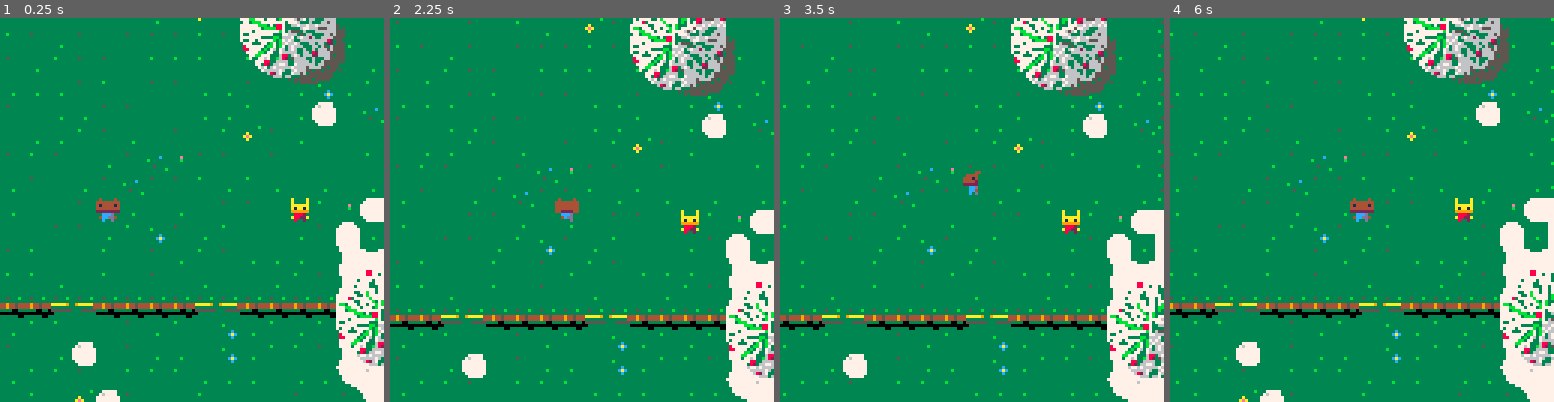
Above: before the commit, frames 1-4 (left to right).
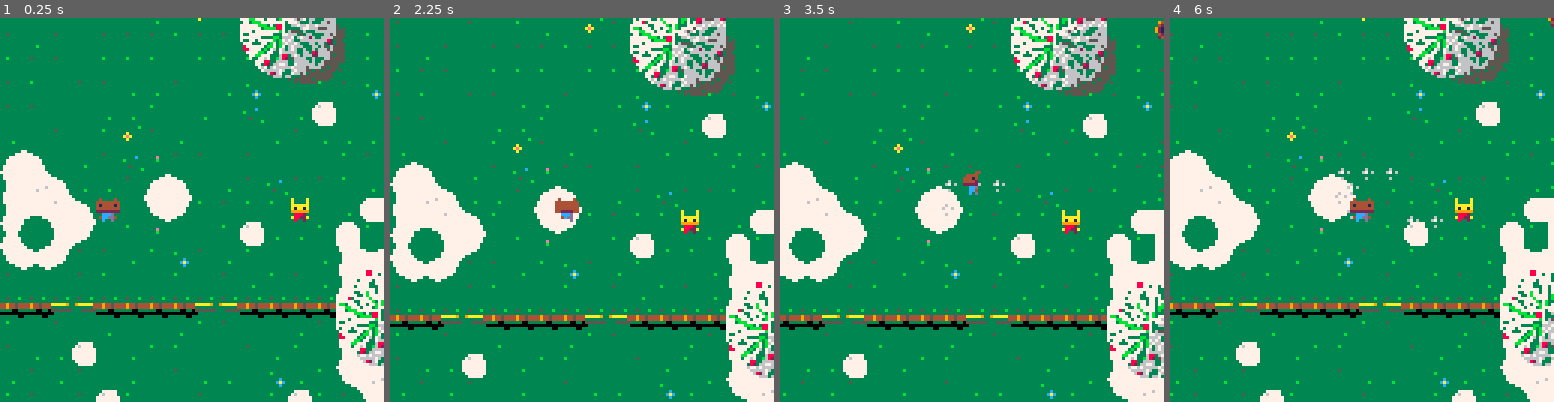
Above: after the commit, the same moments.

Repository: ElectricToy/pico-8
Game: PICO-8 cartridge snow.p8
Two runs of this game, one before a commit and one after it. Both use one fixed random seed, a clock stepped at 60 frames per second and the inputs below.
Inputs:
- Up to frame 1 (0.25 s): no input
- Up to frame 2 (2.25 s): hold Right 1.6-2.1 s; hold Up from 2.15 s (still down)
- Up to frame 3 (3.5 s): release Up at 2.42 s; hold Right 2.47-3.03 s; hold Left from 3.08 s (still down)
- Up to frame 4 (6 s): release Left at 3.58 s; hold Down 3.63-3.97 s; hold Right 4.02-4.68 s; hold Up 4.73-5.03 s; hold Left 5.08-5.68 s; hold Down from 5.73 s (still down)

The runs differ from the first frame. In frame 1, 7.7% of the frame differs, in the area x 0-100%, y 3-100%; in frame 2, 7.2%; in frame 3, 7.3%; in frame 4, 7.7%, in the area x 0-100%, y 0-100%.

Commit message:
Most hiding places done.

Diff:
--- a/snow.p8
+++ b/snow.p8
@@ -138,6 +138,21 @@
 function mapatworld( worldpos )
 	local mappos = worldtomap( worldpos )
 	return mget( mappos.x, mappos.y )
+end
+
+function spriterect( sprite, left, top, right, bottom, step, flipmode, spritewidth, spriteheight )
+	step = step or 8
+	flipmode = flipmode or "false"
+	spritewidth = spritewidth or 1
+	spriteheight = spriteheight or 1
+
+	for y = top, bottom, step do
+		for x = left, right, step do
+
+			local flip = flipmode == "true" and true or ( flipmode == "random" and rnd( 2 ) == 1 or false )
+			spr( sprite, x, y, 1, 1, flip )
+		end
+	end
 end
 
 -- class sprite
@@ -344,13 +359,7 @@
 	end
 end
 
-function body:addcontrollerimpulse( impulse )
-	self:addimpulse( impulse * vector:new( self.controllerimpulsescalar, self.controllerimpulsescalar ) )
-
-	self.totalcontrollerimpulse = self.totalcontrollerimpulse + impulse:length()
-
-	-- set spriterow (directional)
-
+function body:updateimpulsebasedanimations( impulse )
 	if impulse.x == 0 and impulse.y == 0 then
 		self.sprite.animation = { self.basesprite }
 		self.sprite.spriteflip = false
@@ -366,10 +375,16 @@
 	if self.totalcontrollerimpulse > 4 then
 		self.sprite:incrementanimation()
 		self.totalcontrollerimpulse = 0
-
-
 		self:onfootstep()
 	end
+end
+
+function body:addcontrollerimpulse( impulse )
+	self:addimpulse( impulse * vector:new( self.controllerimpulsescalar, self.controllerimpulsescalar ) )
+
+	self.totalcontrollerimpulse = self.totalcontrollerimpulse + impulse:length()
+
+	self:updateimpulsebasedanimations( impulse )
 end
 
 function body:footposition()
@@ -422,12 +437,27 @@
 	local newobj = body:new( x, y, 3 )
 
 	newobj:setbasesprite( 113 )
-	newobj.sprite.animation = { newobj.basesprite }
 	newobj.drag = 0.5
 	newobj.controllerimpulsescalar = 0.8
 	newobj.collisionmask = 0
 
 	return setmetatable( newobj, self )
+end
+
+function chicken:updateimpulsebasedanimations( impulse )
+	if impulse.x == 0 and impulse.y == 0 then
+		-- still
+
+		local sprite = rnd( 100 ) < 10 and 114 or 113
+		printh( "chicken sprite will now be " .. sprite )
+		newobj.sprite.animation = { sprite }
+		return
+	end
+
+	-- moving
+
+	newobj.sprite.animation = { 115 }
+
 end
 
 -- class controller
@@ -588,12 +618,24 @@
 
 	-- setup the barrels
 
-	for i = 1, 10 do
-		local barrel = body:new( 8 * randinrange( 31, 32 ), 8 * randinrange( 16, 24 ), 4 )
+	-- north
+	for i = 0, 4 do
+		local barrelXVariance = 1.0
+		local barrelYVariance = 0
+		local barrel = body:new( 8 * ( rnd( barrelXVariance ) + 15.75 + 0.5 * band( i, 1 ) ), 8 * ( rnd( barrelYVariance ) + 0 + i ), 4 )
 		barrel.drag = 0.25
 		barrel:setbasesprite( 9 )
 	end
 
+	-- south
+	for i = 0, 7 do
+		local barrelXVariance = 0
+		local barrelYVariance = 0
+		local barrel = body:new( 8 * ( rnd( barrelXVariance ) + 31 + band( i, 1 ) ), 8 * ( rnd( barrelYVariance ) + 16.5 + i ), 4 )
+		barrel.drag = 0.25
+		barrel:setbasesprite( 9 )
+	end
+
 	-- setup the players
 
 	local player1 = player:new( 32, 64 )
@@ -606,7 +648,7 @@
 
 	-- setup the chickens. Oh yes.
 
-	for i = 1, 1 do
+	for i = 1, 10 do
 		chicken:new( 8 * randinrange( 19, 31 ), 8 * randinrange( 5, 17 ) )
 	end
 end
@@ -696,8 +738,6 @@
 	a.pos = a.pos - normal * vector:new( adjustmentdist * massproportionb, adjustmentdist * massproportionb )
 	b.pos = b.pos + normal * vector:new( adjustmentdist * massproportiona, adjustmentdist * massproportiona )
 
-	printh( "collision" )
-
 	-- impulse to bounce velocity.
 
 	local force = a.vel:dot( normal ) * a.mass + b.vel:dot( -normal ) * b.mass
@@ -705,17 +745,6 @@
 	a:addimpulse( normal * vector:new( -force, -force ))
 	b:addimpulse( normal * vector:new(  force,  force ))
 
-	printh( "a.pos = " .. a.pos:tostring() )
-	printh( "a.vel = " .. a.vel:tostring() )
-	printh( "a.acc = " .. a.acc:tostring() )
-	printh( "b.pos = " .. b.pos:tostring() )
-	printh( "b.vel = " .. b.vel:tostring() )
-	printh( "b.acc = " .. b.acc:tostring() )
-	printh( "normal = " .. normal:tostring() )
-	printh( "force = " .. force )
-	printh( "adjustmentdist = " .. adjustmentdist )
-	printh( "massproportiona = " .. massproportiona )
-	printh( "massproportionb = " .. massproportionb )
 end
 
 function updatecollisions()
@@ -777,7 +806,10 @@
 	-- Draw shadows
 
 	spr( 139, 10.5*8, -3, 4, 4 )
+	spr( 139, 27*8, 8, 4, 4 )
 	spr( 139, 20*8, 16, 4, 4 )
+	spr( 139, 37*8, 18*8, 4, 4 )
+	spr( 139, 37*8, -1*8, 4, 4 )
 
 	-- Draw footprints
 
@@ -796,17 +828,26 @@
 	-- sw barn
 	spr( 128, 0, 21*8, 4, 4 )
 	spr( 132, 4*8, 21*8, 3, 4 )
+	-- barn shadows
+	spriterect( 25, 7*8, 22*8, 7*8, 24*8 )
 
 	-- ne barn
 	spr( 196, 42*8, 0, 4, 4 )
 	spr( 200, 46*8, 0, 2, 4 )
+	-- barn shadows
+	spriterect( 25, 43*8, 4*8, 47*8, 4*8 )
+
+	-- se shed
+	spr( 202, 40*8, 10*8, 4, 4 )
 
 	-- trees
 	spr( 192, 10*8, -8, 4, 4 )
-	spr( 135, 20*8, 16, 4, 4 )
-	spr( 192, 26*8, -2, 4, 4 )
+	spr( 135, 20*8, 2*8, 4, 4 )
+	spr( 192, 26*8, 0, 4, 4 )
 	spr( 192, 14*8, 11*8, 4, 4 )
 	spr( 192, 24*8, 22*8, 4, 4 )
+	spr( 135, 37*8, 18*8, 4, 4 )
+	spr( 135, 37*8, -2*8, 4, 4 )
 
 
 end
@@ -945,31 +986,31 @@
 0000080808000000000008080808080024010900002424341400000808080800040109000004043414000008080800003414090000000000000000080808000000000000000000000000000000000000000000000000000000000000000000000000000000000000000000000000000000000000000000000000000000000000
 0000000000000000000000000000000000000000000000000000000000000000000000000000000000000000000000000000000000000000000000000000000000000000000000000000000000000000000000000000000000000000000000000000000000000000000000000000000000000000000000000000000000000000
 __map__
-0101010101010101010101010101010111010101010101010101010101010101110101010101010101010114141414140000000000000000000000000000000000000000000000000000000000000000000000000000000000000000000000000000000000000000000000000000000000000000000000000000000000000000
-0101010101010101010101010101010111010101010101010101010101010101110101010101010101010114141414140000000000000000000000000000000000000000000000000000000000000000000000000000000000000000000000000000000000000000000000000000000000000000000000000000000000000000
-0101010101010101010101010101010111010101030301010101010301010101110101010303010101010114141414140000000000000000000000000000000000000000000000000000000000000000000000000000000000000000000000000000000000000000000000000000000000000000000000000000000000000000
-0101010101010101010101010101010110010101030301010101010101010101100101010303010101010114141414140000000000000000000000000000000000000000000000000000000000000000000000000000000000000000000000000000000000000000000000000000000000000000000000000000000000000000
-0101010101010101010101010103010120010101010101010101010101010101200101010101010101010134141414140000000000000000000000000000000000000000000000000000000000000000000000000000000000000000000000000000000000000000000000000000000000000000000000000000000000000000
-0101010101010101010101010101010111010101010101010101010101010101110101010101010101010101010101010000000000000000000000000000000000000000000000000000000000000000000000000000000000000000000000000000000000000000000000000000000000000000000000000000000000000000
-0101010101010101010101010101010111010101010101020203040302020101110101010101010101010101010101010000000000000000000000000000000000000000000000000000000000000000000000000000000000000000000000000000000000000000000000000000000000000000000000000000000000000000
-0101010101010101010101010101010111020302020302020202020204030202110101010101010101010101010101010000000000000000000000000000000000000000000000000000000000000000000000000000000000000000000000000000000000000000000000000000000000000000000000000000000000000000
-0101010101010101010101010101010212020302020202010202030404030202120201010101010101010101010303030000000000000000000000000000000000000000000000000000000000000000000000000000000000000000000000000000000000000000000000000000000000000000000000000000000000000000
-0101010101010101010101010101020112020302020202020203030202020202120201010101010101010103030303030000000000000000000000000000000000000000000000000000000000000000000000000000000000000000000000000000000000000000000000000000000000000000000000000000000000000000
-0101010101010101010101010101030212030302040304020303040302030402120302010101010101010103030303030000000000000000000000000000000000000000000000000000000000000000000000000000000000000000000000000000000000000000000000000000000000000000000000000000000000000000
-0101010101010101010101010101030212030202020303040404040404020203120202010101010101010101030303030000000000000000000000000000000000000000000000000000000000000000000000000000000000000000000000000000000000000000000000000000000000000000000000000000000000000000
-2121303121212121303121212121222232030303030303030303030303030303120302010101010101010101030303030000000000000000000000000000000000000000000000000000000000000000000000000000000000000000000000000000000000000000000000000000000000000000000000000000000000000000
-0101010101010101010101010101020212030303030303030303030303030303120203010101010101010101010103030000000000000000000000000000000000000000000000000000000000000000000000000000000000000000000000000000000000000000000000000000000000000000000000000000000000000000
+0101010101010101010101010101010101010101010101010101010101010101110101010101010101010114141414140000000000000000000000000000000000000000000000000000000000000000000000000000000000000000000000000000000000000000000000000000000000000000000000000000000000000000
+0101010101010101010101010101010101010101010101010101010101010101110101010101010101010114141414140000000000000000000000000000000000000000000000000000000000000000000000000000000000000000000000000000000000000000000000000000000000000000000000000000000000000000
+0101010101010101010101010101010101010101030301010101010301010101110101010303010101010114141414140000000000000000000000000000000000000000000000000000000000000000000000000000000000000000000000000000000000000000000000000000000000000000000000000000000000000000
+0101010101010101010101010101010101010101030301010101010101010101100101010303010101010114141414140000000000000000000000000000000000000000000000000000000000000000000000000000000000000000000000000000000000000000000000000000000000000000000000000000000000000000
+0101010101010101010101010103010101010101010101010101010101010101200101010101010101010134141414140000000000000000000000000000000000000000000000000000000000000000000000000000000000000000000000000000000000000000000000000000000000000000000000000000000000000000
+0101010101010101010101010101010111010101010101010101010101010101110101010101010303010101010101010000000000000000000000000000000000000000000000000000000000000000000000000000000000000000000000000000000000000000000000000000000000000000000000000000000000000000
+0202010101010101010101010101010111010101010101020203040302020101110101010101010103030101010101010000000000000000000000000000000000000000000000000000000000000000000000000000000000000000000000000000000000000000000000000000000000000000000000000000000000000000
+0202020101010202010101010101010111020302020302020202020204030202110101010101010103030101010101010000000000000000000000000000000000000000000000000000000000000000000000000000000000000000000000000000000000000000000000000000000000000000000000000000000000000000
+0202020201010202010101010101010212020302020202010202030404030202120201010101010303010101010303030000000000000000000000000000000000000000000000000000000000000000000000000000000000000000000000000000000000000000000000000000000000000000000000000000000000000000
+0201020201010101010102010101020112020302020202020203030202020202120201010101030301010103030303030000000000000000000000000000000000000000000000000000000000000000000000000000000000000000000000000000000000000000000000000000000000000000000000000000000000000000
+0202020101010101010101010101030212030302040304020303040302030402120302010101010101010103030303030000000000000000000000000000000000000000000000000000000000000000000000000000000000000000000000000000000000000000000000000000000000000000000000000000000000000000
+0101010101010101010101010101030212030202020303040404040404020203120202020102010101010101030303030000000000000000000000000000000000000000000000000000000000000000000000000000000000000000000000000000000000000000000000000000000000000000000000000000000000000000
+2121303121212121303121212121222232030303030303030303030303030303120302020101010101010101030303030000000000000000000000000000000000000000000000000000000000000000000000000000000000000000000000000000000000000000000000000000000000000000000000000000000000000000
+0101010101010101010101010101020212030303030303030303030303030303120203020101010101010101010103030000000000000000000000000000000000000000000000000000000000000000000000000000000000000000000000000000000000000000000000000000000000000000000000000000000000000000
 0101010301010101010101010101030312020203020302020302020302020202120303010101010101010101010101010000000000000000000000000000000000000000000000000000000000000000000000000000000000000000000000000000000000000000000000000000000000000000000000000000000000000000
 0101010101010101010101010101020212020303020202020202020202030202322222212130312121212130312121210000000000000000000000000000000000000000000000000000000000000000000000000000000000000000000000000000000000000000000000000000000000000000000000000000000000000000
-0101010103010101010101010101010212030302020101020302020302020302030202010101010101010101010101010000000000000000000000000000000000000000000000000000000000000000000000000000000000000000000000000000000000000000000000000000000000000000000000000000000000000000
-0103010101030101030101010101010112020203020202020203020202030202030203010101010101010101030303030000000000000000000000000000000000000000000000000000000000000000000000000000000000000000000000000000000000000000000000000000000000000000000000000000000000000000
-0101010303030101010101010101010111020302030202030202020203030202030201010101010101010303030303030000000000000000000000000000000000000000000000000000000000000000000000000000000000000000000000000000000000000000000000000000000000000000000000000000000000000000
-0101010303040301010101030301010111010103020302030202030302020101010101010101010101030303030303030000000000000000000000000000000000000000000000000000000000000000000000000000000000000000000000000000000000000000000000000000000000000000000000000000000000000000
-0101010101010101010101030101010111010101010101010101010102010101010101010103030101030303030303030000000000000000000000000000000000000000000000000000000000000000000000000000000000000000000000000000000000000000000000000000000000000000000000000000000000000000
-1414141414141401010101010101010110010101010101010101010101010101010101010103030301010303030101010000000000000000000000000000000000000000000000000000000000000000000000000000000000000000000000000000000000000000000000000000000000000000000000000000000000000000
-1414141414141424010101010101010120010101010303010101010101030101010101010103030101010101010101010000000000000000000000000000000000000000000000000000000000000000000000000000000000000000000000000000000000000000000000000000000000000000000000000000000000000000
-1414141414141414010101010101010111010101010301010101010101010101010101010101010101010101010101010000000000000000000000000000000000000000000000000000000000000000000000000000000000000000000000000000000000000000000000000000000000000000000000000000000000000000
-1414141414141414010101010101010111010101010101010101010101010101010101010101010101010101010101010000000000000000000000000000000000000000000000000000000000000000000000000000000000000000000000000000000000000000000000000000000000000000000000000000000000000000
+0101010103010101010101010201010212030302020101020302020302020302030202010101010101010101010101010000000000000000000000000000000000000000000000000000000000000000000000000000000000000000000000000000000000000000000000000000000000000000000000000000000000000000
+0103010101030101030101010101010112020203020202020203020202030202030203010202010101010101030303030000000000000000000000000000000000000000000000000000000000000000000000000000000000000000000000000000000000000000000000000000000000000000000000000000000000000000
+0101010303030101010102020201010111020302030202030202020203030202030202010102010101010303030303030000000000000000000000000000000000000000000000000000000000000000000000000000000000000000000000000000000000000000000000000000000000000000000000000000000000000000
+0101010303040301010102030301010111010103020302030202030302020201010102020101010101010303030303030000000000000000000000000000000000000000000000000000000000000000000000000000000000000000000000000000000000000000000000000000000000000000000000000000000000000000
+0101010101010101010102030101010111010102020101010101010102010101010101020103030101010103030303030000000000000000000000000000000000000000000000000000000000000000000000000000000000000000000000000000000000000000000000000000000000000000000000000000000000000000
+1414141414141401010101020201010110010101010101010101010101010201010101010103030301010101030101010000000000000000000000000000000000000000000000000000000000000000000000000000000000000000000000000000000000000000000000000000000000000000000000000000000000000000
+1414141414141424010101010101010120010101010303010101010101030101010102010103030101010101010101010000000000000000000000000000000000000000000000000000000000000000000000000000000000000000000000000000000000000000000000000000000000000000000000000000000000000000
+1414141414141414010101010101020111010101010301010101010101010101010101010101010101010101010101010000000000000000000000000000000000000000000000000000000000000000000000000000000000000000000000000000000000000000000000000000000000000000000000000000000000000000
+1414141414141414010101010101010111010101010101010201010101010101010201010101010101010101010101010000000000000000000000000000000000000000000000000000000000000000000000000000000000000000000000000000000000000000000000000000000000000000000000000000000000000000
 0000000000000000000000000000000000000000000000000000000000000000000000000000000000000000000000000000000000000000000000000000000000000000000000000000000000000000000000000000000000000000000000000000000000000000000000000000000000000000000000000000000000000000
 0000000000000000000000000000000000000000000000000000000000000000000000000000000000000000000000000000000000000000000000000000000000000000000000000000000000000000000000000000000000000000000000000000000000000000000000000000000000000000000000000000000000000000
 0000000000000000000000000000000000000000000000000000000000000000000000000000000000000000000000000000000000000000000000000000000000000000000000000000000000000000000000000000000000000000000000000000000000000000000000000000000000000000000000000000000000000000
Not shown, changed: 43 lines of the sprite sheet (__gfx__) section of snow.p8
